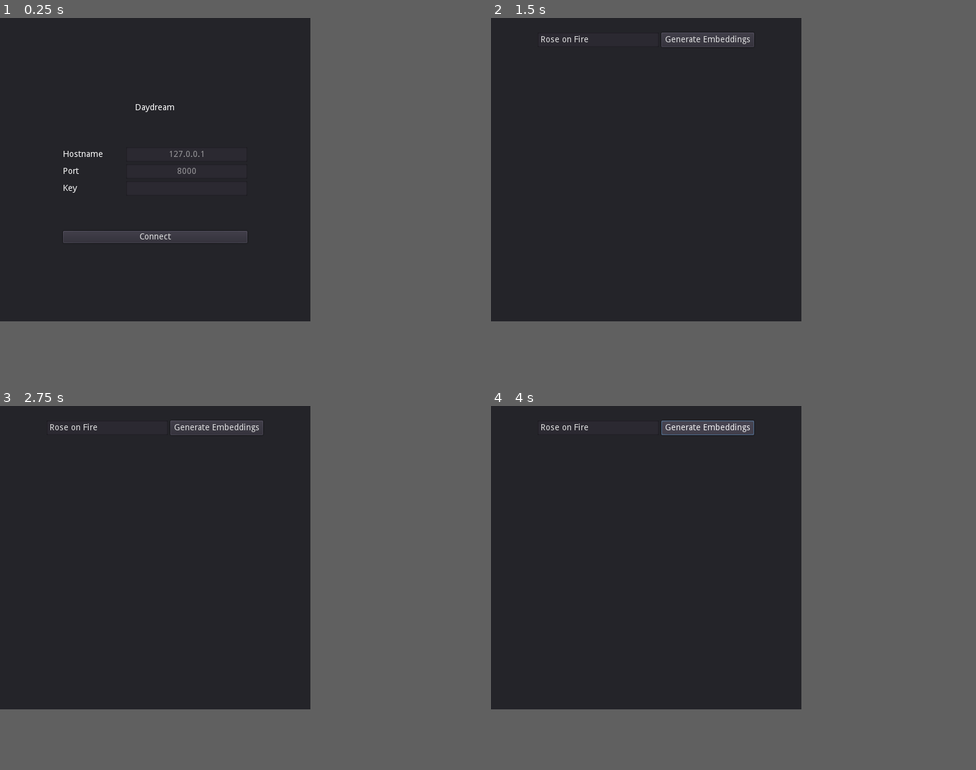
Above: before the commit, frames 1-4 (two rows, left to right).
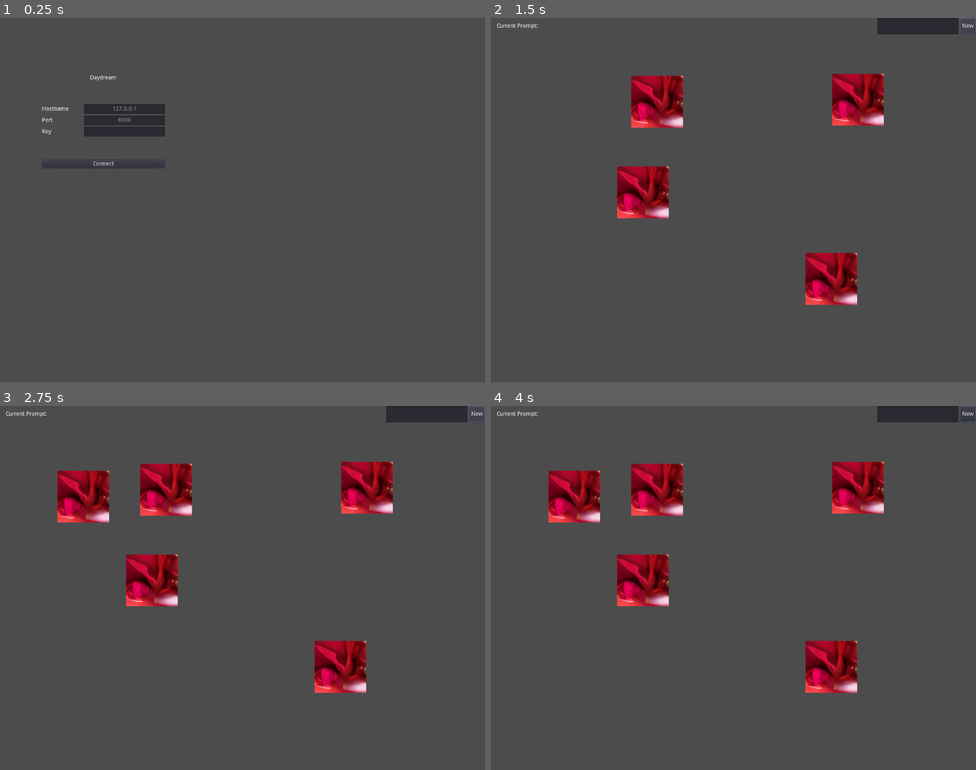
Above: after the commit, the same moments.

Repository: simonmnash/daydream_api
Game: Godot game, scene res://Login.tscn
The game is run twice, just before and just after one commit, with the same random seed, the same clock (stepped at 60 frames per second) and the same inputs.
Inputs (mouse positions are in pixels of both pictures, inside the frame that each line leads up to):
- Up to frame 1 (0.25 s): no input
- Up to frame 2 (1.5 s): click "Connect" at 0.5 s; click (796, 25) at 1.25 s, where only the run after the commit has a clickable "New"
- Up to frame 3 (2.75 s): click (305, 413) at 2 s, where only the run after the commit has a clickable "New"
- Up to frame 4 (4 s): click (709, 427) at 2.75 s, where only the run before the commit has a clickable "Generate Embeddings"; click (709, 427) at 3.5 s, where only the run before the commit has a clickable "Generate Embeddings"
In our replay, the window is 512x500 before the commit and 800x600 after it. These sizes can differ from the game's own. Grey fills any space a smaller window leaves; there, only what the larger window draws over its background counts as a difference.

The runs differ from the first frame. In frame 1, 51% of the frame differs, in the area x 0-64%, y 0-84%; in frame 2, 57%; in frame 3, 57%; in frame 4, 57%, in the area x 0-100%, y 0-84%.

Commit message:
Bunch of changes to the godot websocket client. Now new images can be added, and embeddings are generated when the user selects a new image

Diff:
--- a/godot_client/Login.gd
+++ b/godot_client/Login.gd
@@ -1,17 +1,16 @@
-extends Panel
+extends Node
 
 const client = preload("res://HTTPClientExample/Client.tscn")
 const websocket_client = preload("res://WebSocketClientExample/WebSocketClient.tscn")
+
 func _ready():
 	pass # Replace with function body.
-
-
 
 func _on_Connect_pressed():
 	var host = $CenterContainer/VBoxContainer/Host/Host.text
 	var port = $CenterContainer/VBoxContainer/Port/Port.text
 	var key = $CenterContainer/VBoxContainer/Key/Key.text
-	var new_client = client.instance()
+	var new_client = websocket_client.instance()
 	new_client.hostname = host
 	new_client.port = port
 	new_client.api_key = key
--- a/godot_client/Login.tscn
+++ b/godot_client/Login.tscn
@@ -2,14 +2,8 @@
 
 [ext_resource path="res://Login.gd" type="Script" id=1]
 
-[node name="Login" type="Panel"]
-anchor_right = 1.0
-anchor_bottom = 1.0
-rect_min_size = Vector2( 512, 512 )
+[node name="Login" type="Node"]
 script = ExtResource( 1 )
-__meta__ = {
-"_edit_use_anchors_": false
-}
 
 [node name="CenterContainer" type="CenterContainer" parent="."]
 margin_right = 512.0
@@ -58,6 +52,8 @@
 rect_min_size = Vector2( 200, 0 )
 align = 1
 placeholder_text = "127.0.0.1"
+caret_blink = true
+caret_blink_speed = 0.5
 __meta__ = {
 "_edit_use_anchors_": false
 }
@@ -82,6 +78,8 @@
 align = 1
 max_length = 4
 placeholder_text = "8000"
+caret_blink = true
+caret_blink_speed = 0.5
 __meta__ = {
 "_edit_use_anchors_": false
 }
@@ -105,6 +103,8 @@
 rect_min_size = Vector2( 200, 0 )
 align = 1
 secret = true
+caret_blink = true
+caret_blink_speed = 0.5
 __meta__ = {
 "_edit_use_anchors_": false
 }
--- /dev/null
+++ b/godot_client/WebSocketClientExample/Embeddings.gd
@@ -0,0 +1,11 @@
+extends Node
+
+
+# Declare member variables here. Examples:
+# var a = 2
+# var b = "text"
+
+
+# Called when the node enters the scene tree for the first time.
+func _ready():
+	pass
--- a/godot_client/WebSocketClientExample/Group.gd
+++ b/godot_client/WebSocketClientExample/Group.gd
@@ -3,6 +3,8 @@
 
 const image_scene = preload("res://WebSocketClientExample/Image.tscn")
 var current_image = null
+
+signal image_selected(image)
 
 func _ready():
 	add_new_image("Night Sky")
@@ -15,8 +17,9 @@
 	var new_image = image_scene.instance()
 	new_image.prompt = prompt
 	new_image.connect("selected", self, "_image_selected")
-	new_image.position = Vector2(rand_range(-256, 256), rand_range(-256, 256))
+	new_image.position = Vector2(rand_range(-500, 500), rand_range(-300, 300))
 	add_child(new_image)
 
 func _image_selected(image):
 	current_image = image
+	emit_signal("image_selected", image)
--- a/godot_client/WebSocketClientExample/Image.tscn
+++ b/godot_client/WebSocketClientExample/Image.tscn
@@ -16,4 +16,10 @@
 [node name="CollisionShape2D" type="CollisionShape2D" parent="Area2D"]
 shape = SubResource( 1 )
 
+[node name="Highlight" type="Line2D" parent="."]
+visible = false
+points = PoolVector2Array( -64, -64, -64, 64, 64, 64, 64, -64, -64, -64 )
+width = 7.0
+default_color = Color( 0.219608, 1, 0, 0.145098 )
+
 [connection signal="input_event" from="Area2D" to="." method="_on_Area2D_input_event"]
--- a/godot_client/WebSocketClientExample/WebSocketClient.gd
+++ b/godot_client/WebSocketClientExample/WebSocketClient.gd
@@ -2,12 +2,21 @@
 
 # The URL we will connect to
 export var websocket_url = "ws://127.0.0.1:8000/generation_stream"
+export var generate_embeddings_endpoint: String
 export var api_key: String
 # Our WebSocketClient instance
 var _client = WebSocketClient.new()
 
+export var hostname: String
+export var port: String
+export var use_ssl: bool
 
 func _ready():
+	self.websocket_url = "ws://" + hostname + ":" + port + "/generation_stream"
+	if use_ssl:
+		self.generate_embeddings_endpoint = "https://" + hostname + ":" + port + "/generate_embeddings"
+	else:
+		self.generate_embeddings_endpoint = "http://" + hostname + ":" + port + "/generate_embeddings"
 	# Connect base signals to get notified of connection open, close, and errors.
 	_client.connect("connection_closed", self, "_closed")
 	_client.connect("connection_error", self, "_closed")
@@ -68,12 +77,24 @@
 	_client.poll()
 
 func _on_ConnectToSocket_toggled(button_pressed):
-	var err = _client.connect_to_url(websocket_url,  [], false, ["x-api-key: "  + self.api_key])
+	var err = _client.connect_to_url(self.websocket_url,  [], false, ["x-api-key: "  + self.api_key])
 	if err != OK:
 		print("Unable to connect")
 		set_process(false)
 
+func _on_NewImage_pressed():
+	$Group.add_new_image($Controls/NewPrompt.text)
 
 
-func _on_Image_selected(image_selected):
-	pass # Replace with function body.
+func _on_Group_image_selected(image):
+	$Controls/SavePrompt.text = image.prompt
+	for child in $Group.get_children():
+		child.get_node("Highlight").hide()
+	image.get_node("Highlight").show()
+
+	var request = HTTPRequest.new()
+	var query = JSON.print({"prompt": image.prompt})
+	add_child(request)
+	var error = request.request(self.generate_embeddings_endpoint, ["Content-Type: application/json", "x-api-key: " + self.api_key], self.use_ssl, HTTPClient.METHOD_POST, query)
+	if error != OK:
+		push_error("An error occured in the HTTP request.")
--- a/godot_client/WebSocketClientExample/WebSocketClient.tscn
+++ b/godot_client/WebSocketClientExample/WebSocketClient.tscn
@@ -5,8 +5,59 @@
 
 [node name="WebSocketExample" type="Node"]
 script = ExtResource( 1 )
-api_key = "d43a900092ff364bc6e34cb1578f9eab"
 
 [node name="Group" type="Node2D" parent="."]
-position = Vector2( 245, 254 )
+position = Vector2( 600, 450 )
 script = ExtResource( 3 )
+
+[node name="Controls" type="HBoxContainer" parent="."]
+margin_right = 1200.0
+margin_bottom = 40.0
+alignment = 2
+__meta__ = {
+"_edit_use_anchors_": false
+}
+
+[node name="Label" type="Label" parent="Controls"]
+margin_left = 14.0
+margin_top = 13.0
+margin_right = 144.0
+margin_bottom = 27.0
+text = "Current Prompt:	       "
+
+[node name="SavePrompt" type="Label" parent="Controls"]
+margin_left = 148.0
+margin_right = 348.0
+margin_bottom = 40.0
+rect_min_size = Vector2( 200, 40 )
+text = "
+"
+valign = 1
+__meta__ = {
+"_edit_use_anchors_": false
+}
+
+[node name="ColorRect" type="ColorRect" parent="Controls"]
+margin_left = 352.0
+margin_right = 952.0
+margin_bottom = 40.0
+rect_min_size = Vector2( 600, 0 )
+color = Color( 1, 1, 1, 0 )
+__meta__ = {
+"_edit_use_anchors_": false
+}
+
+[node name="NewPrompt" type="LineEdit" parent="Controls"]
+margin_left = 956.0
+margin_right = 1156.0
+margin_bottom = 40.0
+rect_min_size = Vector2( 200, 40 )
+
+[node name="NewImage" type="Button" parent="Controls"]
+margin_left = 1160.0
+margin_right = 1200.0
+margin_bottom = 40.0
+text = "New"
+
+[connection signal="image_selected" from="Group" to="." method="_on_Group_image_selected"]
+[connection signal="pressed" from="Controls/NewImage" to="." method="_on_NewImage_pressed"]
--- a/godot_client/project.godot
+++ b/godot_client/project.godot
@@ -16,8 +16,8 @@
 
 [display]
 
-window/size/width=512
-window/size/height=500
+window/size/width=1200
+window/size/height=900
 
 [physics]
 
